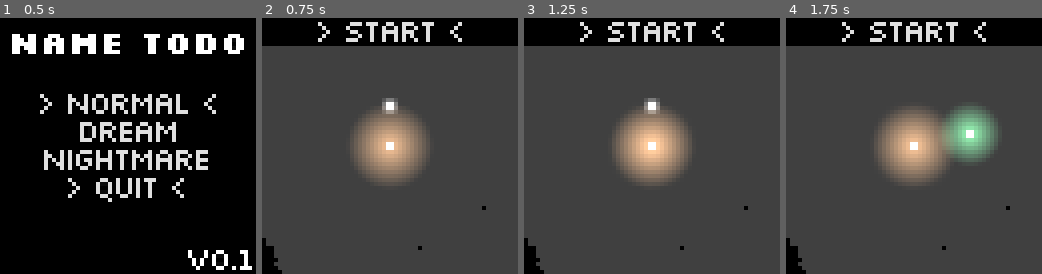
Above: before the commit, frames 1-4 (left to right).
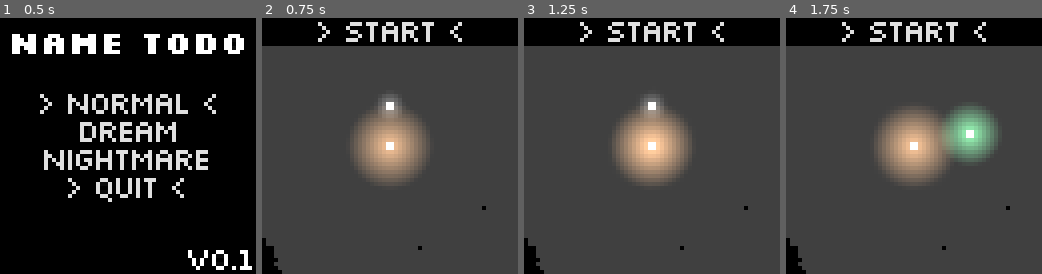
Above: after the commit, the same moments.

Repository: IceTyp/Voidvasion
Game: Godot game, scene res://src/user_interface/main_menu.tscn
Two runs of this game, one before a commit and one after it. Both use one fixed random seed, a clock stepped at 60 frames per second and the inputs below.
Inputs (mouse positions are in pixels of both pictures, inside the frame that each line leads up to):
- Up to frame 1 (0.5 s): no input
- Up to frame 2 (0.75 s): click "> Normal <" at 0.5 s
- Up to frame 3 (1.25 s): no input
- Up to frame 4 (1.75 s): tap Enter at 1.25 s; move the mouse to (970, 133) at 1.27 s; click (970, 133) at 1.42 s

Frame 1 is identical in both runs. In frame 2, 0.2% of the frame differs, in the area x 45-55%, y 29-40%; in frame 3, 0.2%; in frame 4, nothing differs.

Commit message:
make cursor cooler

Diff:
--- a/godot/src/maps/cursor.gd
+++ b/godot/src/maps/cursor.gd
@@ -2,6 +2,7 @@
 
 signal place_orb(position)
 
+@onready var sprite_2d: Sprite2D = $Sprite2D
 @onready var point_light_2d: PointLight2D = $PointLight2D
 @onready var orb_detector: Area2D = $OrbDetector
 @onready var darkness_detector: Area2D = $DarknessDetector
@@ -9,7 +10,8 @@
 @onready var audio_stream_player_failed: AudioStreamPlayer2D = $AudioStreamPlayerFailed
 
 
-func _process(_delta: float) -> void:
+func _process(delta: float) -> void:
+	rotate(-delta / 8)
 	position = get_global_mouse_position().round()
 	visible = Global.orb_counter < Global.max_orb_number
 	point_light_2d.visible = is_valid_orb_position()
--- a/godot/src/maps/cursor.tscn
+++ b/godot/src/maps/cursor.tscn
@@ -11,8 +11,8 @@
 
 [sub_resource type="GradientTexture2D" id="GradientTexture2D_ih77w"]
 gradient = SubResource("Gradient_hy5uw")
-width = 8
-height = 8
+width = 12
+height = 12
 fill = 1
 fill_from = Vector2(0.5, 0.5)
 fill_to = Vector2(0.8, 0)
@@ -30,7 +30,6 @@
 texture = ExtResource("2_gqqel")
 
 [node name="PointLight2D" type="PointLight2D" parent="."]
-energy = 2.0
 shadow_enabled = true
 texture = SubResource("GradientTexture2D_ih77w")
 
